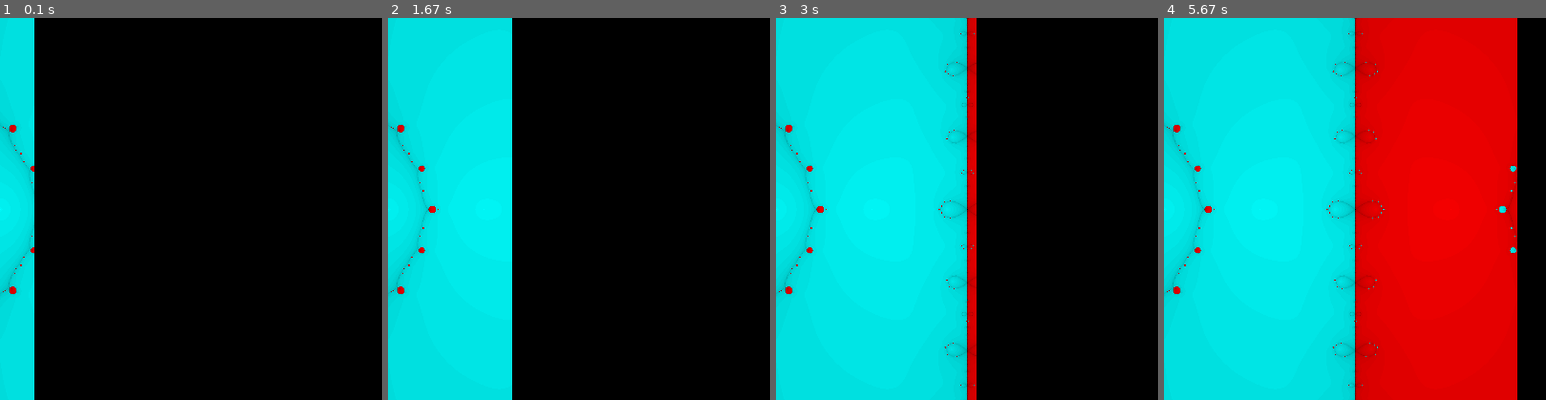
Above: before the commit, frames 1-4 (left to right).
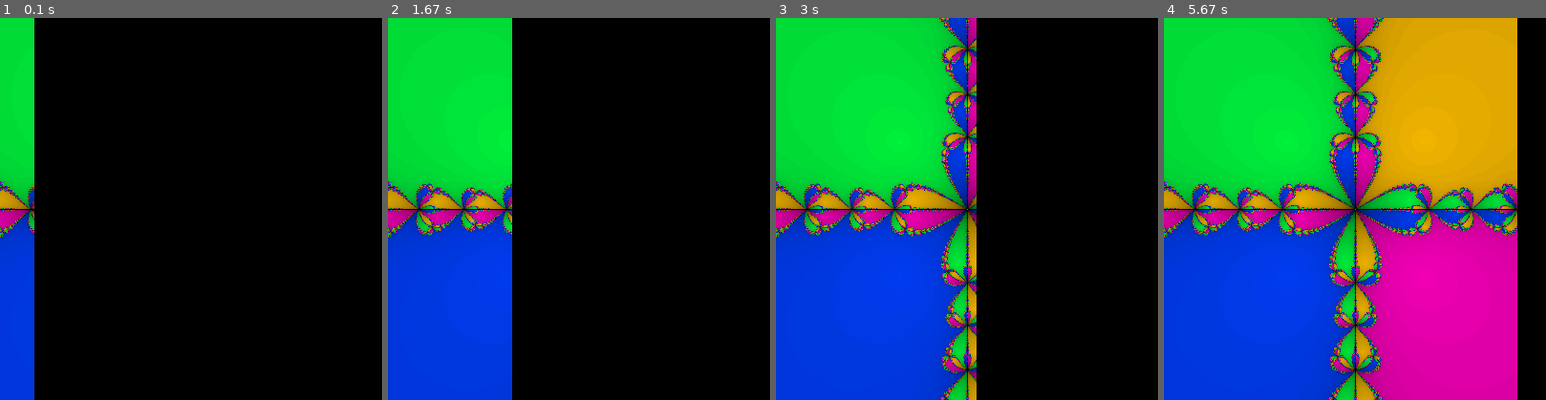
Above: after the commit, the same moments.

Repository: Mocha2007/fractal
Game: pygame game, started from newton_fractals_pygame.py
Two runs of this game, one before a commit and one after it. Both use one fixed random seed, a clock stepped at 60 frames per second and the inputs below.
Inputs:
- Up to frame 1 (0.1 s): no input
- Up to frame 2 (1.67 s): no input
- Up to frame 3 (3 s): no input
- Up to frame 4 (5.67 s): no input

The runs differ from the first frame. In frame 1, 9.0% of the frame differs, in the area x 0-9%, y 0-100%; in frame 2, 32%; in frame 3, 52%; in frame 4, 92%, in the area x 0-93%, y 0-100%.

Commit message:
sleep so it doesn't fuck with the cpu

Diff:
--- a/newton_fractals_pygame.py
+++ b/newton_fractals_pygame.py
@@ -2,6 +2,7 @@
 from math import atan2, isnan, log10, pi
 from colorsys import hsv_to_rgb
 from inspect import getsourcelines
+from time import sleep
 
 inf = float('inf')
 nan = float('nan')
@@ -15,7 +16,7 @@
 graph_width = 2
 iterations = 50
 tolerance = 10**-6
-function = lambda z: z**4 - 5*z**2 + 4
+function = lambda z: z**4 + 1
 
 
 def get_rgb_from_complex(z: complex, i: int) -> (float, float, float):
@@ -116,3 +117,4 @@
 			pygame.display.quit()
 			pygame.quit()
 			exit()
+	sleep(.1)
